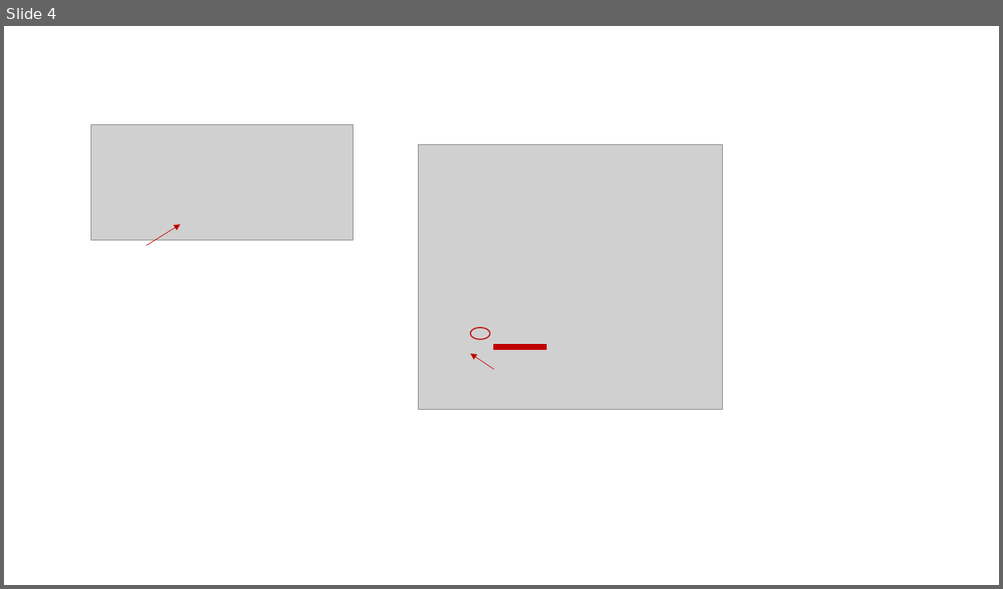
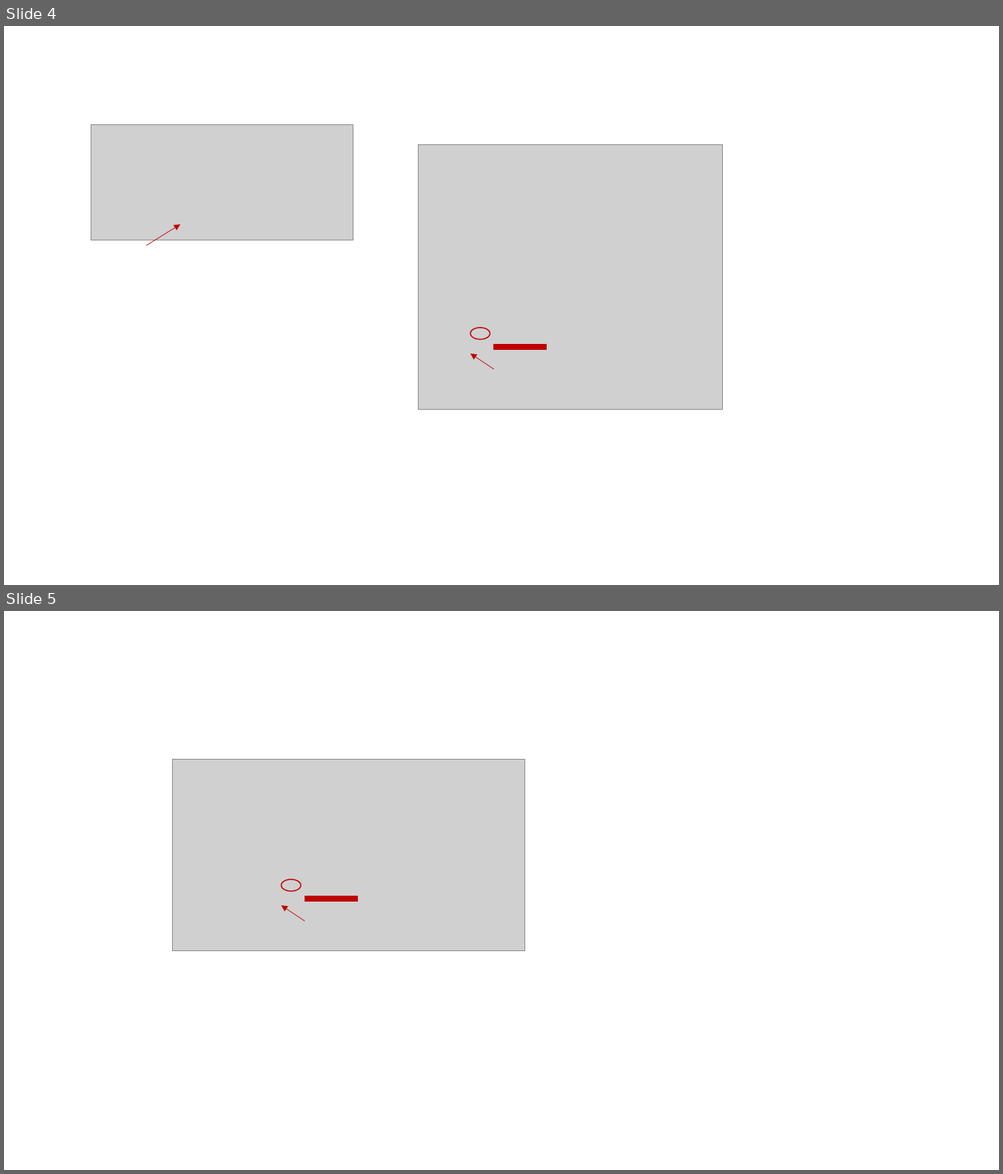
Before and after one commit to microsoft/OpenAIWorkshop, a slide deck: assets.pptx. Shown one above the other, each under a label of ours: slide 4 before the commit, slides 4 and 5 after it. The pictures are 1003x589 and 1003x1174 pixels, drawn with LibreOffice and Linux fonts; fonts in the diff are those of the drawing; grey boxes stand for pictures. Boxes give left, top, right and bottom in pixels: in the first picture for what was removed or moved away, otherwise in the second. Text is boxed around its words. In the diff, an @@ line names an element or a change of style, - is before the commit and + after.

```diff
--- a/assets.pptx
+++ b/assets.pptx
@@ slide 5 added at (4, 611, 999, 1170), background #FFFFFF @@
@@ picture added at (173, 760, 525, 951) @@
@@ ellipse added at (282, 880, 301, 891), outline #C00000 1 pt @@
@@ rectangle added at (304, 897, 357, 901), fill #C00000, outline #C00000 1 pt @@
@@ arrow added from (304, 921) to (282, 906), #C00000 0.5 pt @@
```
Also in this commit, not shown: 5 other files.
